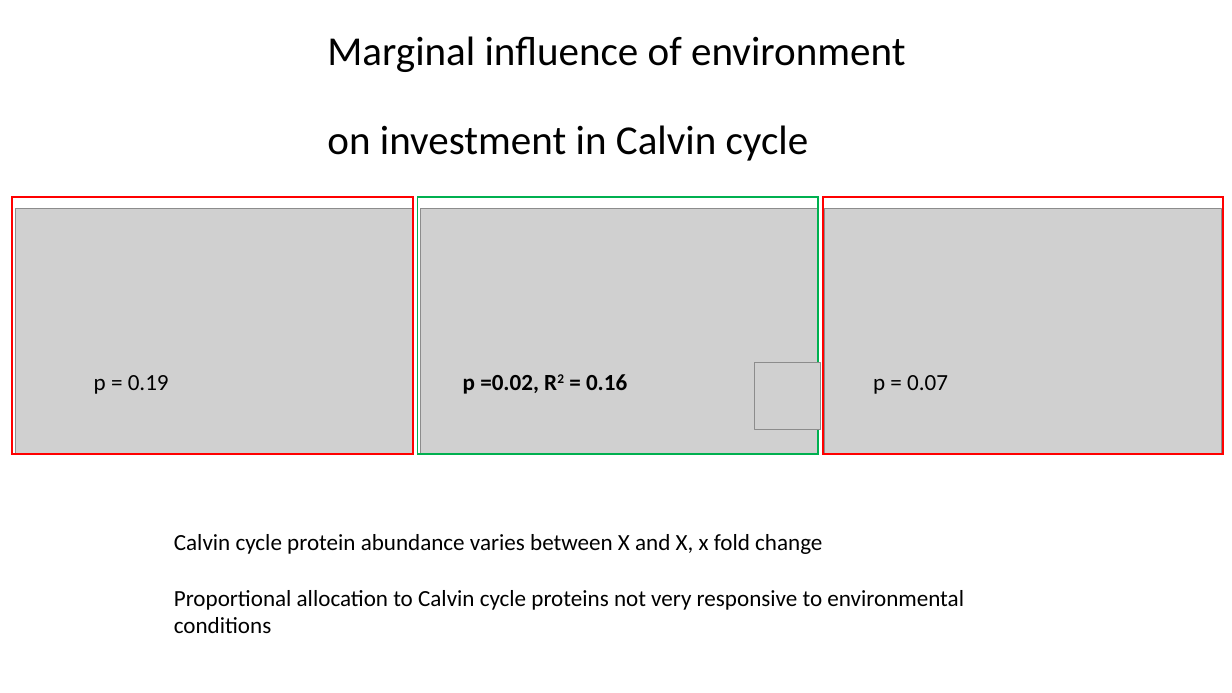
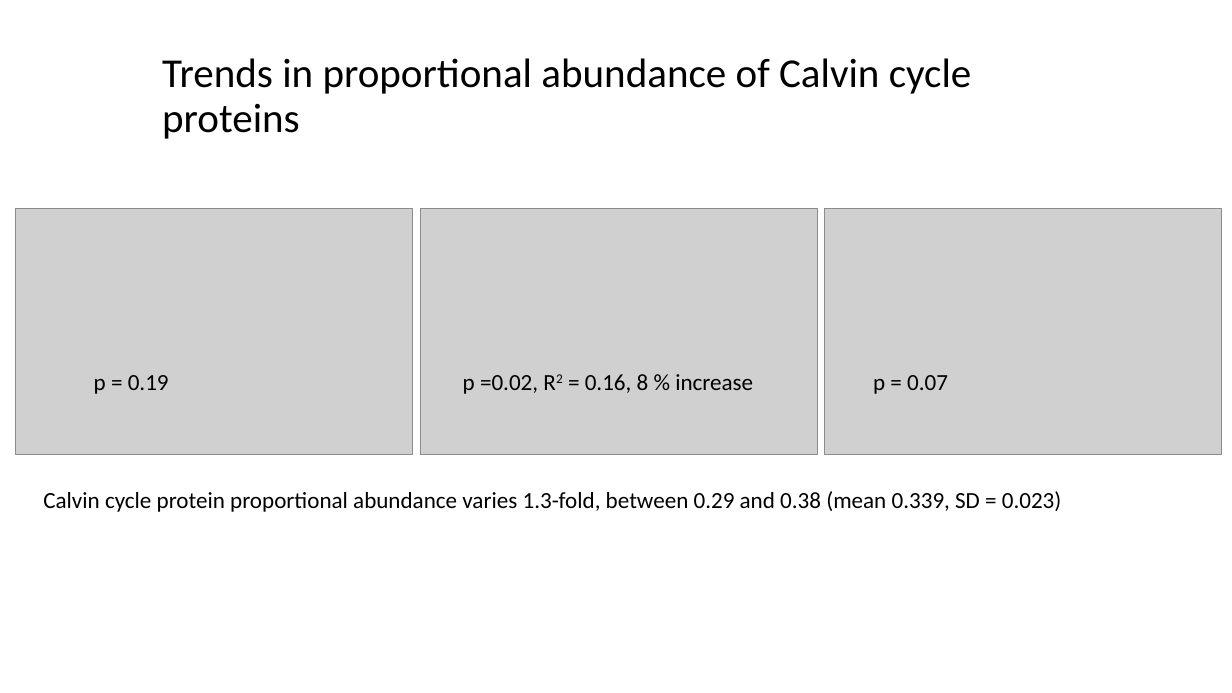
Before and after one commit to jamesrlawson/leaf_proteomics, a slide deck: slide 10 of docs/talks/ANU talk/ANU talk results.pptx. Drawn at 1232x693 pixels with LibreOffice and Linux fonts; fonts in the diff are those of the drawing; grey boxes stand for pictures. Boxes give left, top, right and bottom in pixels: in the first picture for what was removed or moved away, otherwise in the second. Text is boxed around its words. In the diff, an @@ line names an element or a change of style, - is before the commit and + after.

Commit message:
working on ANU talk

```diff
--- a/docs/talks/ANU talk/ANU talk results.pptx
+++ b/docs/talks/ANU talk/ANU talk results.pptx
@@ text added at <box>162,58,972,139</box>, 32 pt, text #000000 @@
+Trends in proportional abundance of Calvin cycle proteins
@@ title removed at <box>327,36,905,161</box> @@
-Marginal influence of environment
-on investment in Calvin cycle
@@ rectangle removed at <box>12,197,413,454</box> @@
@@ rectangle removed at <box>418,197,819,454</box> @@
@@ rectangle removed at <box>823,197,1224,454</box> @@
@@ text at <box>463,374,753,394</box>: text changed; bold off @@
-p =0.02, R2 = 0.16
+p =0.02, R2 = 0.16, 8 % increase
@@ picture removed at <box>754,363,821,430</box> @@
@@ text added at <box>43,491,1062,512</box>, 18 pt, text #000000 @@
+Calvin cycle protein proportional abundance varies 1.3-fold, between 0.29 and 0.38 (mean 0.339, SD = 0.023)
@@ text removed at <box>174,534,964,633</box> @@
-Calvin cycle protein abundance varies between X and X, x fold change
-Proportional allocation to Calvin cycle proteins not very responsive to environmental conditions
```
Also in this commit, not shown: 7 other slides changed, 3 slides added, 3 slides removed, 9 other files.
